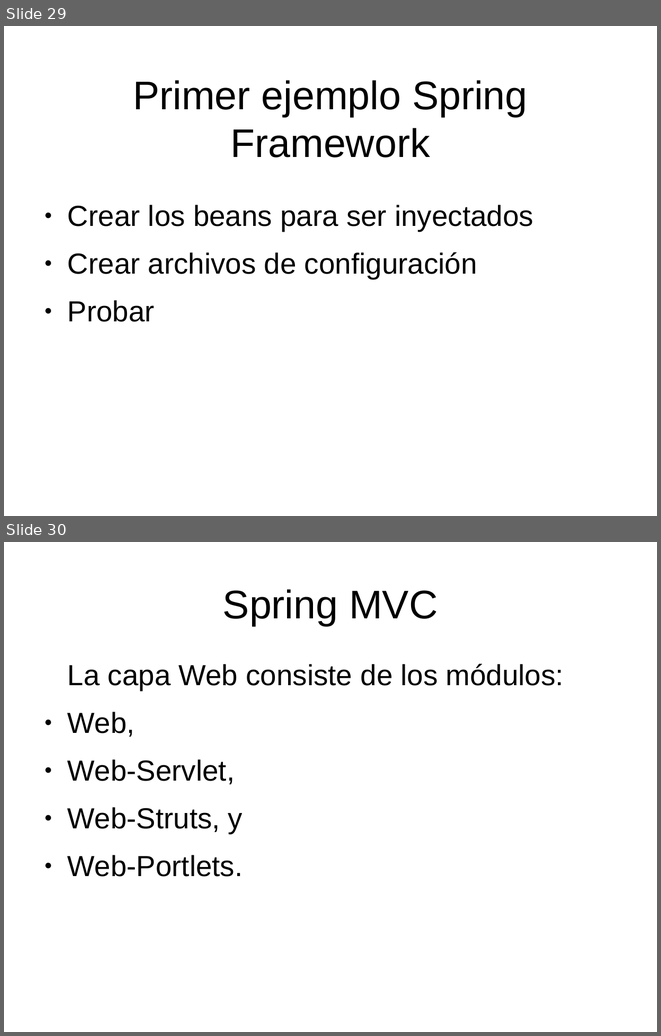
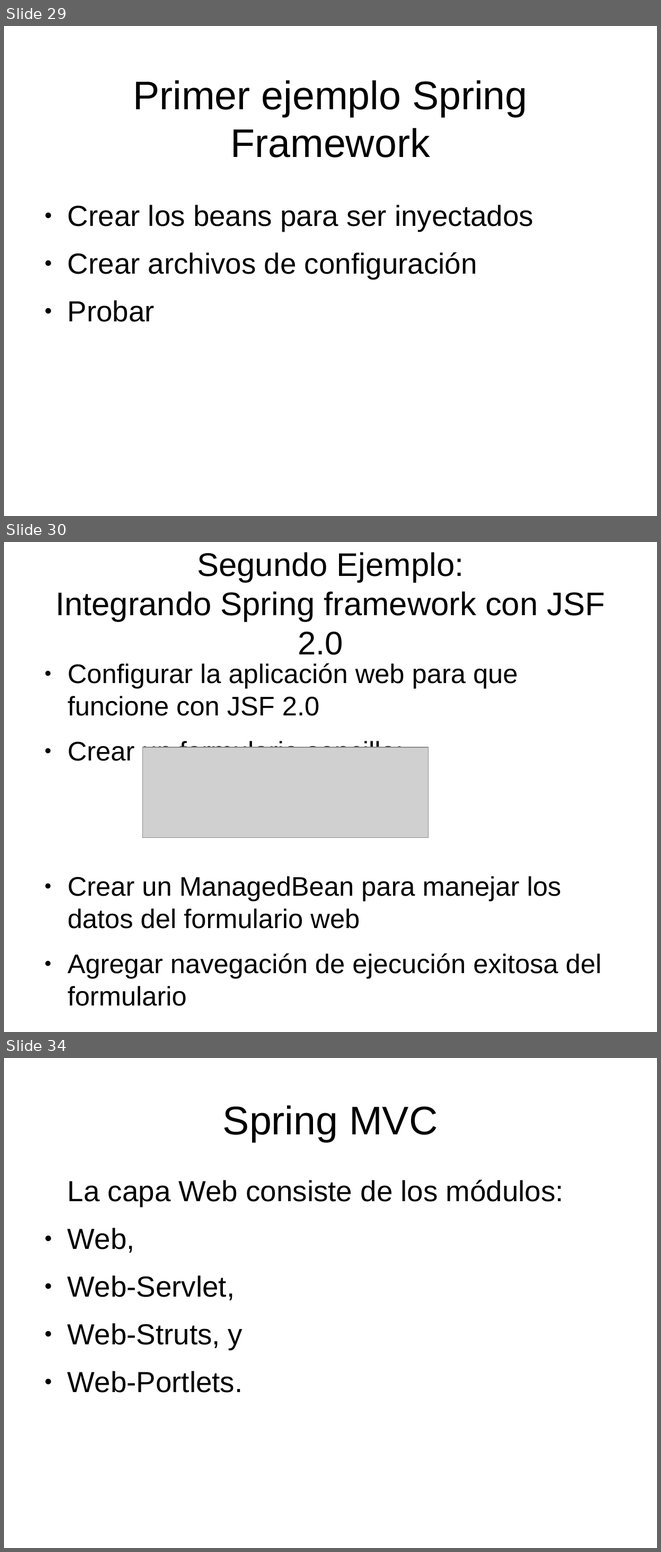
Before and after one commit to gros777/JAWorkspace, a slide deck: PresentacionJavaAvanzado.odp. Shown one above the other, each under a label of ours: slides 29 and 30 before the commit, slides 29, 30 and 34 after it; the slides between them are not shown. The pictures are 661x1036 and 661x1552 pixels, drawn with LibreOffice and Linux fonts; fonts in the diff are those of the drawing; grey boxes stand for pictures; background and template pictures are left out. Boxes give left, top, right and bottom in pixels: in the first picture for what was removed or moved away, otherwise in the second. Text is boxed around its words. In the diff, an @@ line names an element or a change of style, - is before the commit and + after.

Commit message:
formulario registrar.xhtml en espaniol

```diff
--- a/PresentacionJavaAvanzado.odp
+++ b/PresentacionJavaAvanzado.odp
@@ slide 30 added at (4,542,657,1032), background picture (left out) @@
@@ title added at (55,552,605,655), 36 pt, text #000000 @@
+Segundo Ejemplo:
+Integrando Spring framework con JSF 2.0
@@ text added at (68,663,602,979), 29.6 pt, text #000000 @@
+● Configurar la aplicación web para que funcione con JSF 2.0
+● Crear un formulario sencillo:
+● Crear un ManagedBean para manejar los datos del formulario web
+● Agregar navegación de ejecución exitosa del formulario
@@ picture added at (142,747,429,838) @@
@@ what was slide 30 is now slide 34 @@
```
Also in this commit, not shown: 3 other slides added, 2 other files.
